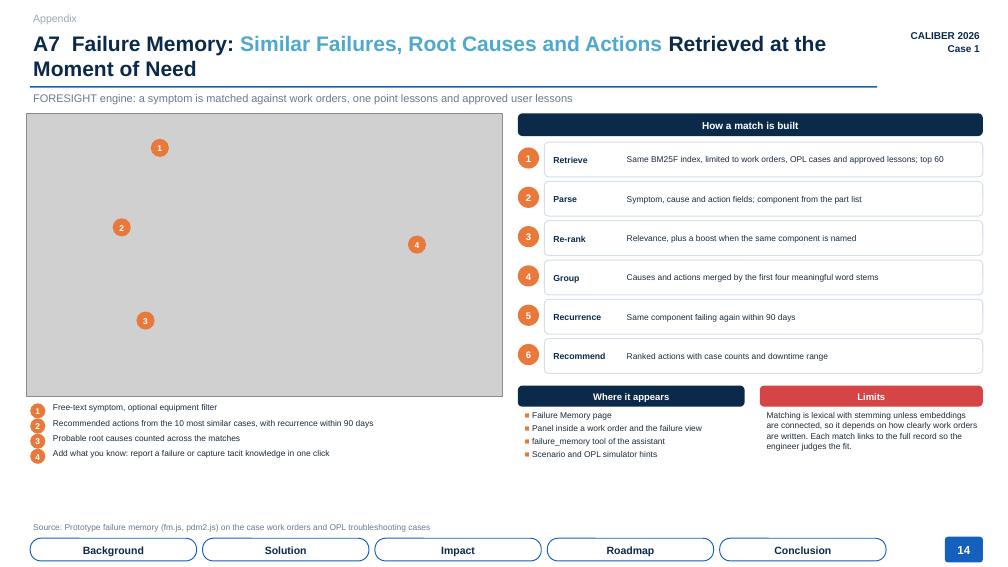
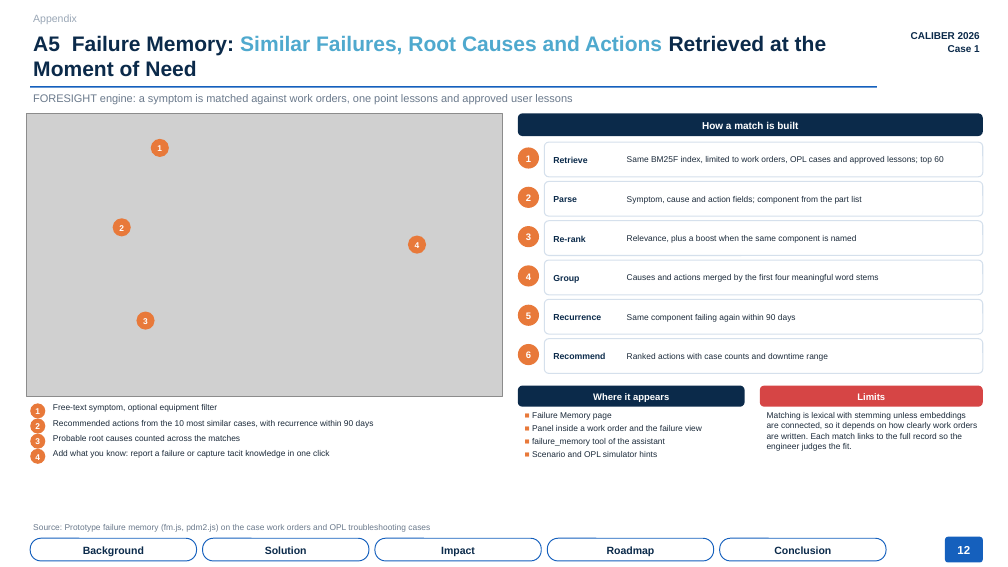
Before and after one commit to teknikchemical-ctrl/caliber2026, a slide deck: slide 12 of deck/CALIBER2026_Asset_Knowledge_Platform_Deck.pptx (slide 14 before the commit). Drawn at 1008x567 pixels with LibreOffice and Linux fonts; fonts in the diff are those of the drawing; grey boxes stand for pictures. Boxes give left, top, right and bottom in pixels: in the first picture for what was removed or moved away, otherwise in the second. Text is boxed around its words. In the diff, an @@ line names an element or a change of style, - is before the commit and + after.

```diff
--- a/deck/CALIBER2026_Asset_Knowledge_Platform_Deck.pptx
+++ b/deck/CALIBER2026_Asset_Knowledge_Platform_Deck.pptx
@@ text at <box>33,35,827,77</box>: text changed @@
-A7 Failure Memory: Similar Failures, Root Causes and Actions Retrieved at the Moment of Need
+A5 Failure Memory: Similar Failures, Root Causes and Actions Retrieved at the Moment of Need
@@ text in rounded rectangle at <box>957,546,970,554</box>: text changed @@
-14
+12
```
Also in this commit, not shown: 14 other slides changed, 21 slides removed, 8 other files.
